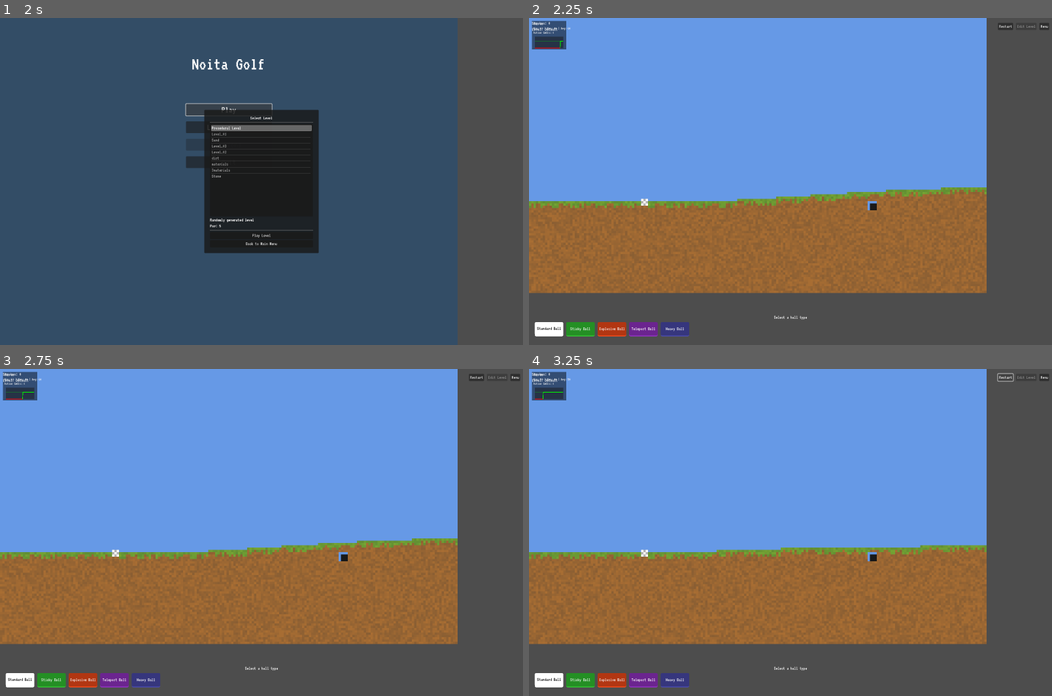
Above: before the commit, frames 1-4 (two rows, left to right).
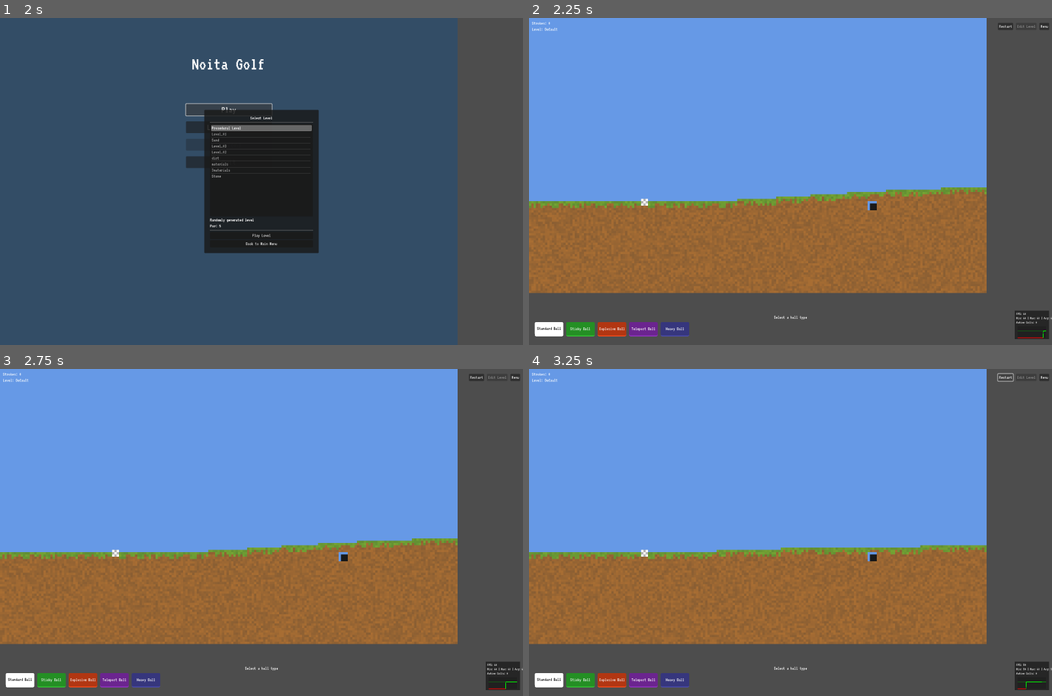
Above: after the commit, the same moments.

Repository: josefzachar/golf-game
Game: Godot game, scene res://assets/scenes/MainMenu.tscn
The game is run twice, just before and just after one commit, with the same random seed, the same clock (stepped at 60 frames per second) and the same inputs.
Inputs:
- Up to frame 1 (2 s): click "Play" at 0.5 s; click "Play" at 1.25 s
- Up to frame 2 (2.25 s): click "Play Level" at 2 s
- Up to frame 3 (2.75 s): no input
- Up to frame 4 (3.25 s): click "Restart" at 2.75 s

Frame 1 is identical in both runs. In frame 2, 1.1% of the frame differs, in the area x 0-100%, y 0-99%; in frame 3, 1.1%; in frame 4, 1.1%.

Commit message:
FPS counter fix

Diff:
--- a/assets/scripts/FPSCounter.gd
+++ b/assets/scripts/FPSCounter.gd
@@ -66,34 +66,39 @@
 	queue_redraw()
 
 func _draw():
+	# Get screen size
+	var viewport_size = get_viewport_rect().size
+	var right_edge = viewport_size.x - graph_width - 30  # 30 pixels from right edge
+	var bottom_edge = viewport_size.y - graph_height - 80  # 80 pixels from bottom edge
+
 	# Draw background
 	var bg_color = Color(0, 0, 0, 0.5)
-	draw_rect(Rect2(10, 10, graph_width + 20, graph_height + 60), bg_color, true)
+	draw_rect(Rect2(right_edge, bottom_edge, graph_width + 20, graph_height + 60), bg_color, true)
 
 	# Draw FPS text
 	var text_color = Color(1, 1, 1)
 	var font_size = 12
 
 	# Use draw_string_outline for Godot 4.x
-	draw_string(font, Vector2(15, 25), "FPS: " + str(current_fps), HORIZONTAL_ALIGNMENT_LEFT, -1, font_size, text_color)
-	draw_string(font, Vector2(15, 40), "Min: " + str(min_fps) + " | Max: " + str(max_fps) + " | Avg: " + str(int(avg_fps)), HORIZONTAL_ALIGNMENT_LEFT, -1, font_size, text_color)
-	draw_string(font, Vector2(15, 55), "Active Cells: " + str(active_cell_count), HORIZONTAL_ALIGNMENT_LEFT, -1, font_size, text_color)
+	draw_string(font, Vector2(right_edge + 5, bottom_edge + 15), "FPS: " + str(current_fps), HORIZONTAL_ALIGNMENT_LEFT, -1, font_size, text_color)
+	draw_string(font, Vector2(right_edge + 5, bottom_edge + 30), "Min: " + str(min_fps) + " | Max: " + str(max_fps) + " | Avg: " + str(int(avg_fps)), HORIZONTAL_ALIGNMENT_LEFT, -1, font_size, text_color)
+	draw_string(font, Vector2(right_edge + 5, bottom_edge + 45), "Active Cells: " + str(active_cell_count), HORIZONTAL_ALIGNMENT_LEFT, -1, font_size, text_color)
 
 	# Draw graph
 	var graph_bg_color = Color(0.1, 0.1, 0.1, 0.5)
-	draw_rect(Rect2(20, 65, graph_width, graph_height), graph_bg_color, true)
+	draw_rect(Rect2(right_edge + 10, bottom_edge + 55, graph_width, graph_height), graph_bg_color, true)
 
 	# Draw target FPS line
-	var target_y = 65 + graph_height - (target_fps * graph_height / 100)
+	var target_y = bottom_edge + 55 + graph_height - (target_fps * graph_height / 100)
 	var target_color = Color(0, 1, 0, 0.5)
-	draw_line(Vector2(20, target_y), Vector2(20 + graph_width, target_y), target_color, 1)
+	draw_line(Vector2(right_edge + 10, target_y), Vector2(right_edge + 10 + graph_width, target_y), target_color, 1)
 
 	# Draw FPS graph
 	for i in range(1, graph_data.size()):
-		var x1 = 20 + i - 1
-		var y1 = 65 + graph_height - (graph_data[i-1] * graph_height / 100)
-		var x2 = 20 + i
-		var y2 = 65 + graph_height - (graph_data[i] * graph_height / 100)
+		var x1 = right_edge + 10 + i - 1
+		var y1 = bottom_edge + 55 + graph_height - (graph_data[i-1] * graph_height / 100)
+		var x2 = right_edge + 10 + i
+		var y2 = bottom_edge + 55 + graph_height - (graph_data[i] * graph_height / 100)
 
 		# Color based on FPS (red for low, green for high)
 		var graph_color
